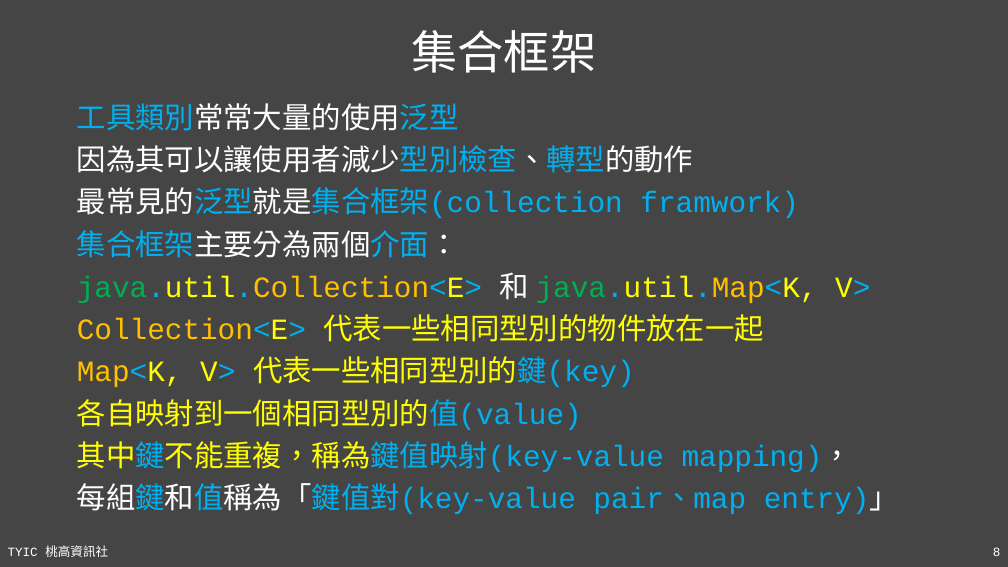
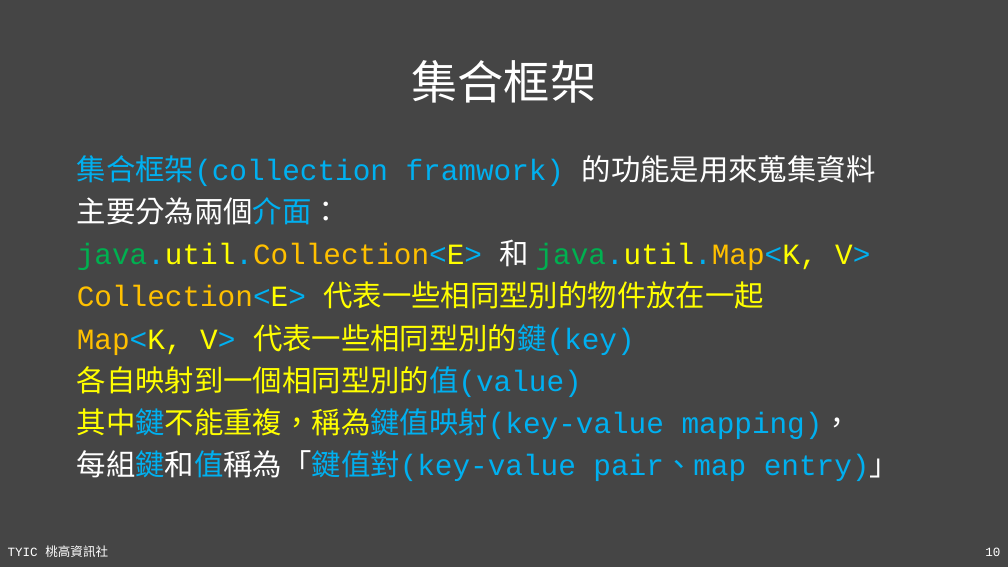
Before and after one commit to TYSHIC/slides, a slide deck: slide 10 of ppt/14_工具類別(2).pptx (slide 8 before the commit). Drawn at 1008x567 pixels with LibreOffice and Linux fonts; fonts in the diff are those of the drawing. Boxes give left, top, right and bottom in pixels: in the first picture for what was removed or moved away, otherwise in the second. Text is boxed around its words. In the diff, an @@ line names an element or a change of style, - is before the commit and + after.

```diff
--- a/ppt/14_工具類別(2).pptx
+++ b/ppt/14_工具類別(2).pptx
@@ title "集合框架": place and size @@
-title "集合框架" at (411, 30, 596, 73)
+title "集合框架" at (411, 60, 596, 103)
@@ text "集合框架(collection framwork) 的功能是用來蒐集資料": place and size @@
-text "集合框架(collection framwork) 的功能是用來蒐集資料" at (77, 103, 899, 514)
+text "集合框架(collection framwork) 的功能是用來蒐集資料" at (77, 155, 899, 481)
@@ text at (77, 155, 876, 225): text changed @@
-工具類別常常大量的使用泛型
-因為其可以讓使用者減少型別檢查、轉型的動作
-最常見的泛型就是集合框架(collection framwork)
-集合框架主要分為兩個介面：
+集合框架(collection framwork) 的功能是用來蒐集資料
+主要分為兩個介面：
@@ page number at (985, 547, 1000, 556): text changed @@
-8
+10
```
Also in this commit, not shown: 9 other slides changed, 7 slides added, 9 other files.
